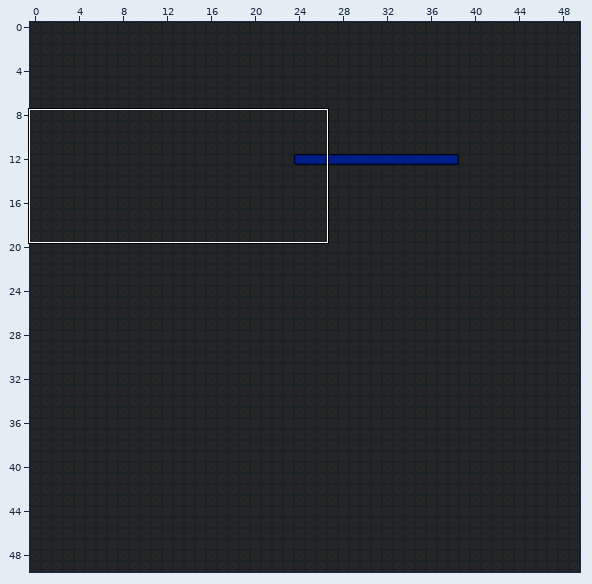
A Tiled map (JSON) gets an edit: tech_demos/test_MV/resources/Leveis 2D/tilemaps/tilemap.json. Above: a wide view before the commit, with the close-up outlined.
Close-up. First the earlier version:
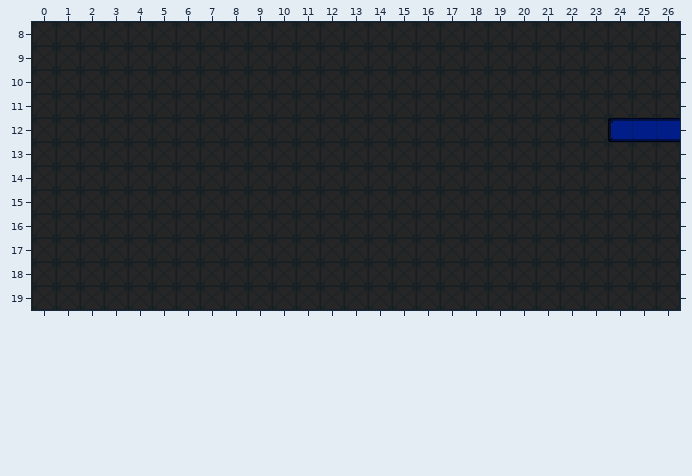
Cells are 16x16 px. Shown: x 0..26, y 8..19. The commit also changed other parts of the map, which this record leaves out.
The result:
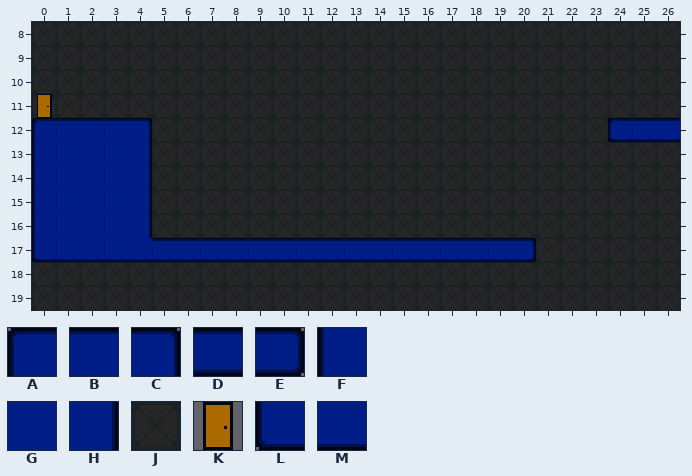
Key: from "tileset": A 1, B 2, C 3, D 6, E 7, F 11, G 12, H 13, J 15, K 16, L 21, M 22.
_ is an empty cell.
Difference:
Layer "cenario":
Tile J becomes tile A in row 12 at x 0.
Tile J becomes tile B in row 12 at x 1 to 3.
Tile J becomes tile C in row 12 at x 4.
Tile J becomes tile D in row 17 at x 5 to 19.
Tile J becomes tile E in row 17 at x 20.
Tile J becomes tile F in rows 13 to 16 at x 0.
Tile J becomes tile G in rows 13 to 16 at x 1 to 3.
Tile J becomes tile H in rows 13 to 16 at x 4.
Tile J becomes tile K in row 11 at x 0.
Tile J becomes tile L in row 17 at x 0.
Tile J becomes tile M in row 17 at x 1 to 4.
Boxes around the changes in both close-ups, in picture pixels (x1, y1, x2, y2):
changed: (32, 94, 536, 262)
